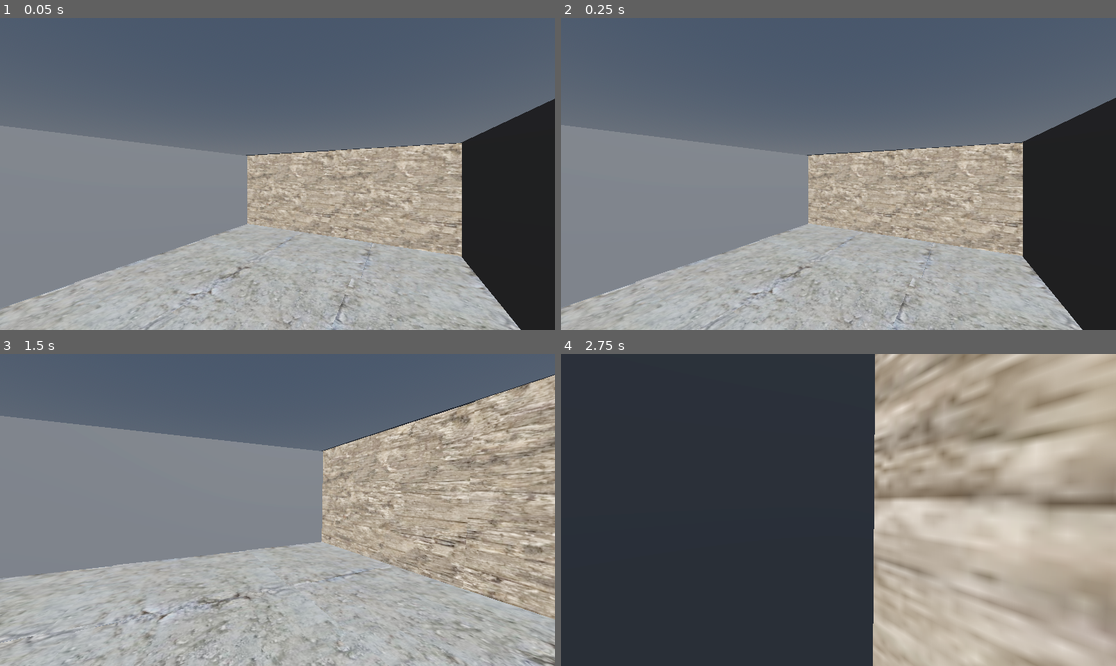
Above: before the commit, frames 1-4 (two rows, left to right).
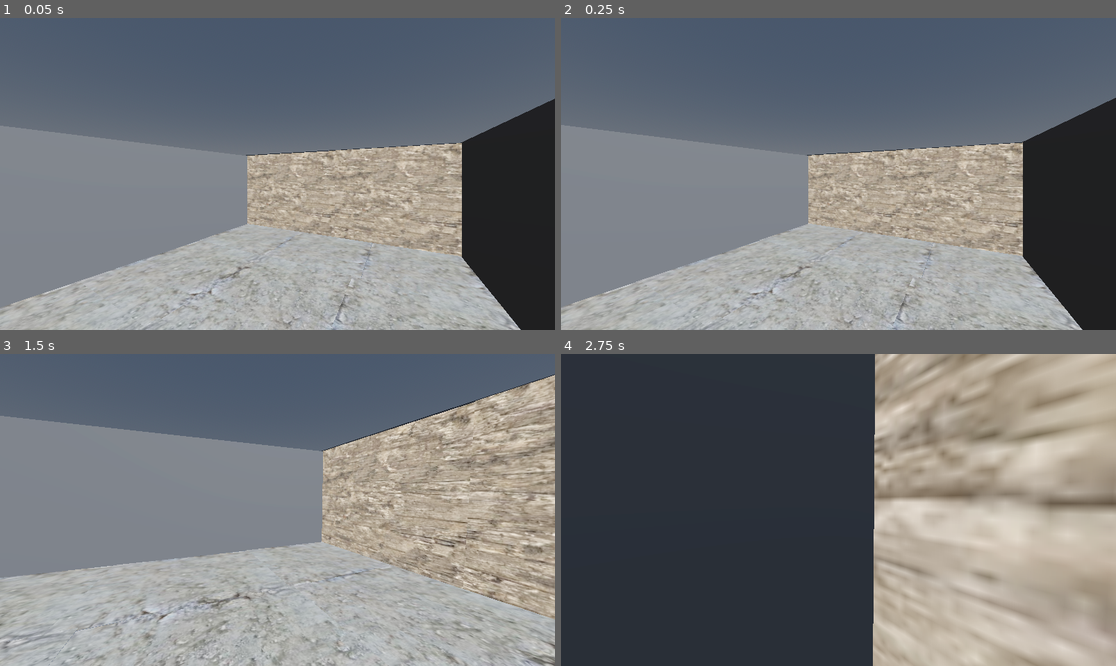
Above: after the commit, the same moments.

Repository: ragtag6391/GamePr0
Game: Godot game, scene res://Scene/Room.tscn
The game is run twice, just before and just after one commit, with the same random seed, the same clock (stepped at 60 frames per second) and the same inputs.
Inputs (mouse positions are in pixels of both pictures, inside the frame that each line leads up to):
- Up to frame 1 (0.05 s): no input
- Up to frame 2 (0.25 s): no input
- Up to frame 3 (1.5 s): tap Enter (ui_accept) at 0.5, 0.77 s; move the mouse to (399, 494) at 0.52 s; hold Right (ui_right) 0.53-1.28 s; click (399, 494) at 0.67 s; move the mouse to (249, 510) at 1.27 s; hold Up (ui_up) from 1.28 s (still down)
- Up to frame 4 (2.75 s): keep holding Up (ui_up); tap Enter (ui_accept) at 1.52 s; move the mouse to (849, 503) at 2.02 s

The runs differ from the first frame. In frame 1, 0.2% of the frame differs, in the area x 0-36%, y 84-100%; in frame 2, 0.2%; in frame 3, 0.4%, in the area x 0-21%, y 67-100%; in frame 4, nothing differs.

Commit message:
Slot machine texted added

Diff:
--- a/Scene/Room.tscn
+++ b/Scene/Room.tscn
@@ -44,7 +44,7 @@
 size = Vector3(1, 1, 2.3701172)
 
 [node name="Sprite3D" type="Sprite3D" parent="CSGCombiner3D/Platform" unique_id=1881848079]
-transform = Transform3D(0.052653283, 0, 0, 0, -0.015408078, -1.3089409, 0, 0.100960955, -0.0030424471, 0.12873518, 0.5489088, -0.24538778)
+transform = Transform3D(0.054315295, 0, 0, 0, -0.015894437, -1.3502579, 0, 0.104147814, -0.003138483, 0.12873518, 0.5489089, -0.24538778)
 texture = ExtResource("1_htuwp")
 
 [node name="Sprite3D2" type="Sprite3D" parent="CSGCombiner3D/Platform" unique_id=1264354199]
@@ -56,7 +56,7 @@
 texture = ExtResource("1_htuwp")
 
 [node name="Sprite3D4" type="Sprite3D" parent="CSGCombiner3D/Platform" unique_id=1464343144]
-transform = Transform3D(-0.05099185, 0.0012355555, 0.002342895, 0, -0.026117664, 0.97151124, 0.0005446803, 0.11567022, 0.21933715, -0.005107571, 0.5527912, -0.22523724)
+transform = Transform3D(-0.050594218, 0.0012179787, 0.002454386, 0, -0.02574611, 1.0177425, 0.0005404331, 0.114024766, 0.22977479, -0.005542907, 0.5604191, -0.23826416)
 texture = ExtResource("1_htuwp")
 
 [node name="Sprite3D5" type="Sprite3D" parent="CSGCombiner3D/Platform" unique_id=269513624]
--- /dev/null
+++ b/slot_machine__control.gd
@@ -0,0 +1,203 @@
+extends Control
+
+@onready var reel_1: Label = $VBoxContainer/Reels/Reel1
+@onready var reel_2: Label = $VBoxContainer/Reels/Reel2
+@onready var reel_3: Label = $VBoxContainer/Reels/Reel3
+
+@onready var coins_label: Label = $VBoxContainer/CoinsLabel
+@onready var debt_label: Label = $VBoxContainer/DebtLabel
+@onready var bet_label: Label = $VBoxContainer/BetLabel
+@onready var result_label: Label = $VBoxContainer/ResultLabel
+@onready var bet_input: SpinBox = $VBoxContainer/BetInput
+@onready var spin_button: Button = $VBoxContainer/SpinButton
+
+var rng := RandomNumberGenerator.new()
+
+var coins := 50
+var debt := 100
+var bet := 5
+var is_spinning := false
+
+var reels: Array[Label]
+
+var symbols := [
+	{"id": "cherry", "display": "CHERRY", "weight": 35},
+	{"id": "lemon", "display": "LEMON", "weight": 30},
+	{"id": "bell", "display": "BELL", "weight": 20},
+	{"id": "skull", "display": "SKULL", "weight": 10},
+	{"id": "seven", "display": "7", "weight": 5}
+]
+
+
+func _ready() -> void:
+	rng.randomize()
+	reels = [reel_1, reel_2, reel_3]
+
+	spin_button.pressed.connect(_on_spin_pressed)
+
+	bet_input.min_value = 1
+	bet_input.max_value = coins
+	bet_input.step = 1
+	bet_input.value = bet
+
+	result_label.text = "Enter bet, then press SPIN."
+
+	for reel in reels:
+		reel.text = "?"
+
+	update_ui()
+
+
+func _on_spin_pressed() -> void:
+	if is_spinning:
+		return
+
+	bet = int(bet_input.value)
+
+	if bet <= 0:
+		result_label.text = "Bet must be at least 1 coin."
+		return
+
+	if bet > coins:
+		result_label.text = "You cannot bet more coins than you have."
+		return
+
+	coins -= bet
+	is_spinning = true
+	spin_button.disabled = true
+	bet_input.editable = false
+	result_label.text = "Rolling..."
+	update_ui()
+
+	var final_result := [
+		get_weighted_symbol(),
+		get_weighted_symbol(),
+		get_weighted_symbol()
+	]
+
+	await roll_reels(final_result)
+	evaluate_result(final_result)
+
+	is_spinning = false
+
+	if debt <= 0:
+		result_label.text += "\nDebt paid. The door unlocks."
+		spin_button.disabled = true
+		bet_input.editable = false
+	elif coins < 1:
+		result_label.text += "\nNo coins left. You failed."
+		spin_button.disabled = true
+		bet_input.editable = false
+	else:
+		spin_button.disabled = false
+		bet_input.editable = true
+
+	update_ui()
+
+
+func roll_reels(final_result: Array) -> void:
+	var elapsed := 0.0
+	var tick := 0.05
+
+	var stop_times := [0.8, 1.2, 1.6]
+	var stopped := [false, false, false]
+
+	while elapsed < 1.7:
+		for i in range(reels.size()):
+			if elapsed < stop_times[i]:
+				reels[i].text = get_random_symbol_display()
+			elif stopped[i] == false:
+				reels[i].text = final_result[i]["display"]
+				stopped[i] = true
+
+		await get_tree().create_timer(tick).timeout
+		elapsed += tick
+
+	for i in range(reels.size()):
+		reels[i].text = final_result[i]["display"]
+
+
+func evaluate_result(result: Array) -> void:
+	var id_1 := str(result[0]["id"])
+	var id_2 := str(result[1]["id"])
+	var id_3 := str(result[2]["id"])
+
+	var multiplier := 0
+	var message := ""
+
+	if id_1 == id_2 and id_2 == id_3:
+		multiplier = get_triple_multiplier(id_1)
+		message = "Triple " + id_1 + "!"
+	elif id_1 == id_2 or id_2 == id_3 or id_1 == id_3:
+		multiplier = 2
+		message = "Two matched."
+	else:
+		multiplier = 0
+		message = "No match."
+
+	var payout := bet * multiplier
+	var net_profit := payout - bet
+
+	if payout > 0:
+		coins += payout
+
+		if net_profit > 0:
+			debt -= net_profit
+			if debt < 0:
+				debt = 0
+
+		result_label.text = message + "\nWon: " + str(payout) + " coins."
+
+		if net_profit > 0:
+			result_label.text += "\nDebt reduced by " + str(net_profit) + "."
+	else:
+		result_label.text = message + "\nLost: " + str(bet) + " coins."
+
+
+func get_triple_multiplier(symbol_id: String) -> int:
+	match symbol_id:
+		"seven":
+			return 10
+		"bell":
+			return 6
+		"skull":
+			return 5
+		"cherry":
+			return 4
+		"lemon":
+			return 3
+		_:
+			return 2
+
+
+func get_weighted_symbol() -> Dictionary:
+	var total_weight := 0
+
+	for symbol in symbols:
+		total_weight += int(symbol["weight"])
+
+	var roll := rng.randi_range(1, total_weight)
+	var current := 0
+
+	for symbol in symbols:
+		current += int(symbol["weight"])
+		if roll <= current:
+			return symbol
+
+	return symbols[0]
+
+
+func get_random_symbol_display() -> String:
+	var index := rng.randi_range(0, symbols.size() - 1)
+	return str(symbols[index]["display"])
+
+
+func update_ui() -> void:
+	coins_label.text = "Coins: " + str(coins)
+	debt_label.text = "Debt: " + str(debt)
+	bet_label.text = "Current Bet: " + str(bet)
+
+	bet_input.max_value = max(1, coins)
+
+	if bet_input.value > coins and coins > 0:
+		bet_input.value = coins
--- /dev/null
+++ b/slot_machine__control.tscn
@@ -0,0 +1,45 @@
+[gd_scene format=3 uid="uid://twgt4k5dbq6t"]
+
+[ext_resource type="Script" uid="uid://cgarrumoc5k5i" path="res://slot_machine__control.gd" id="1_sjw18"]
+
+[node name="SlotMachine  Control" type="Control" unique_id=2050197961]
+layout_mode = 3
+anchors_preset = 0
+offset_right = 40.0
+offset_bottom = 40.0
+script = ExtResource("1_sjw18")
+
+[node name="VBoxContainer" type="VBoxContainer" parent="." unique_id=510914306]
+layout_mode = 0
+offset_right = 40.0
+offset_bottom = 40.0
+
+[node name="Reels" type="HBoxContainer" parent="VBoxContainer" unique_id=931768334]
+layout_mode = 2
+
+[node name="Reel1" type="Label" parent="VBoxContainer/Reels" unique_id=1220369952]
+layout_mode = 2
+
+[node name="Reel2" type="Label" parent="VBoxContainer/Reels" unique_id=1675427389]
+layout_mode = 2
+
+[node name="Reel3" type="Label" parent="VBoxContainer/Reels" unique_id=914518625]
+layout_mode = 2
+
+[node name="CoinsLabel" type="Label" parent="VBoxContainer" unique_id=2130362803]
+layout_mode = 2
+
+[node name="DebtLabel" type="Label" parent="VBoxContainer" unique_id=2126073471]
+layout_mode = 2
+
+[node name="BetLabel" type="Label" parent="VBoxContainer" unique_id=1126406035]
+layout_mode = 2
+
+[node name="ResultLabel" type="Label" parent="VBoxContainer" unique_id=997633570]
+layout_mode = 2
+
+[node name="SpinButton" type="Button" parent="VBoxContainer" unique_id=140017875]
+layout_mode = 2
+
+[node name="BetInput" type="SpinBox" parent="VBoxContainer" unique_id=278100678]
+layout_mode = 2
Not shown, added: slot_machine__control.gd.uid
Not shown, added: slot_machine__control.tscn2722305683.tmp
